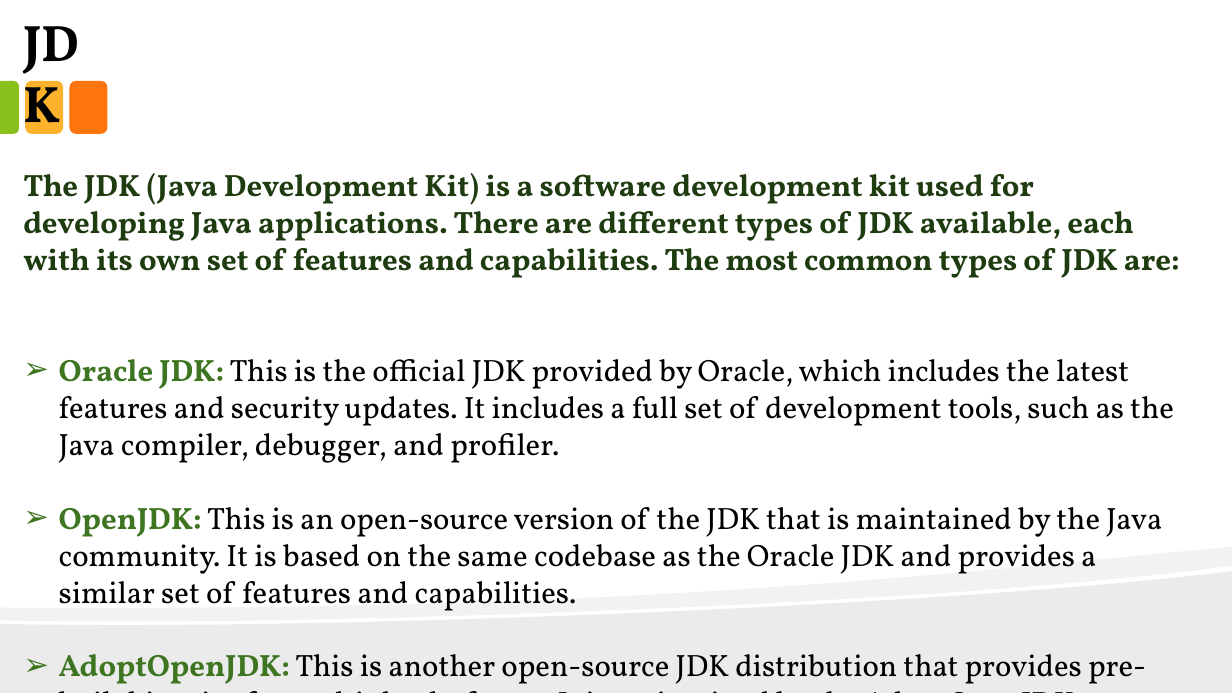
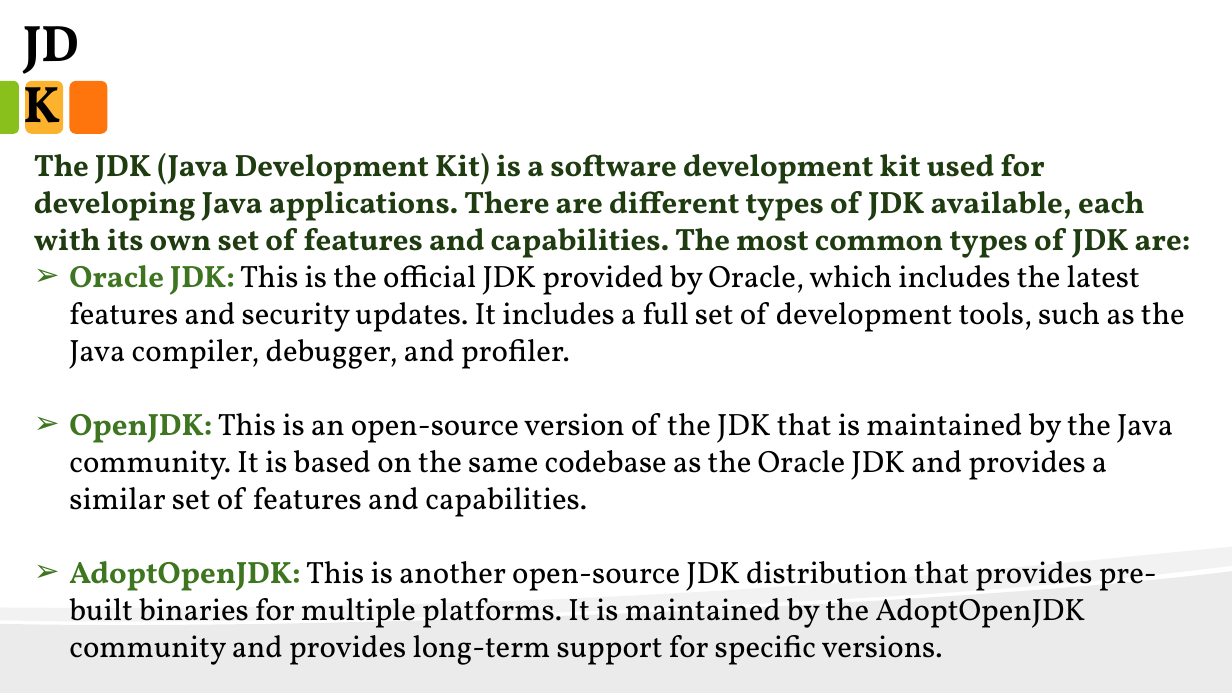
Before and after one commit to anirudhagaikwad/Java_Programming, a slide deck: slide 28 of Java_PPT/#1_Introduction_of_Java.pptx. Drawn at 1232x693 pixels with LibreOffice and Linux fonts; fonts in the diff are those of the drawing. Boxes give left, top, right and bottom in pixels: in the first picture for what was removed or moved away, otherwise in the second. Text is boxed around its words. In the diff, an @@ line names an element or a change of style, - is before the commit and + after.

```diff
--- a/Java_PPT/#1_Introduction_of_Java.pptx
+++ b/Java_PPT/#1_Introduction_of_Java.pptx
@@ text "The JDK (Java Development Kit) ...": place and size @@
-text "The JDK (Java Development Kit) ..." at [23,173,1180,684]
+text "The JDK (Java Development Kit) ..." at [34,153,1191,665]
```
Also in this commit, not shown: 5 other slides changed, 19 other files.
